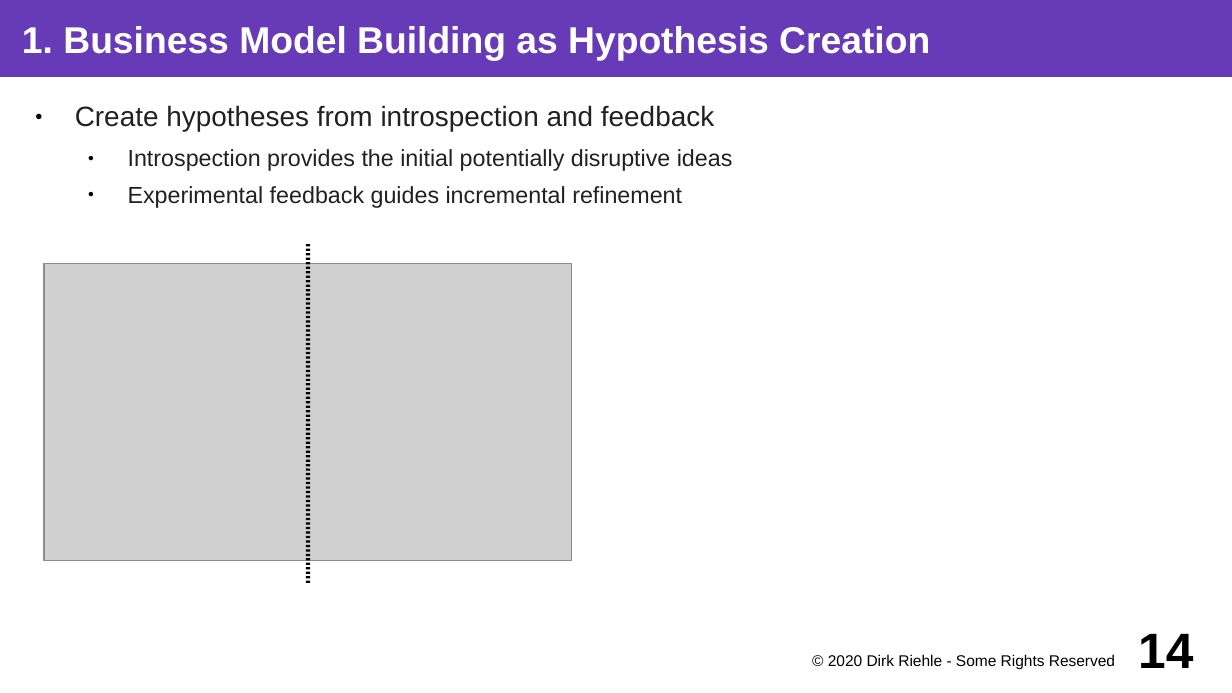
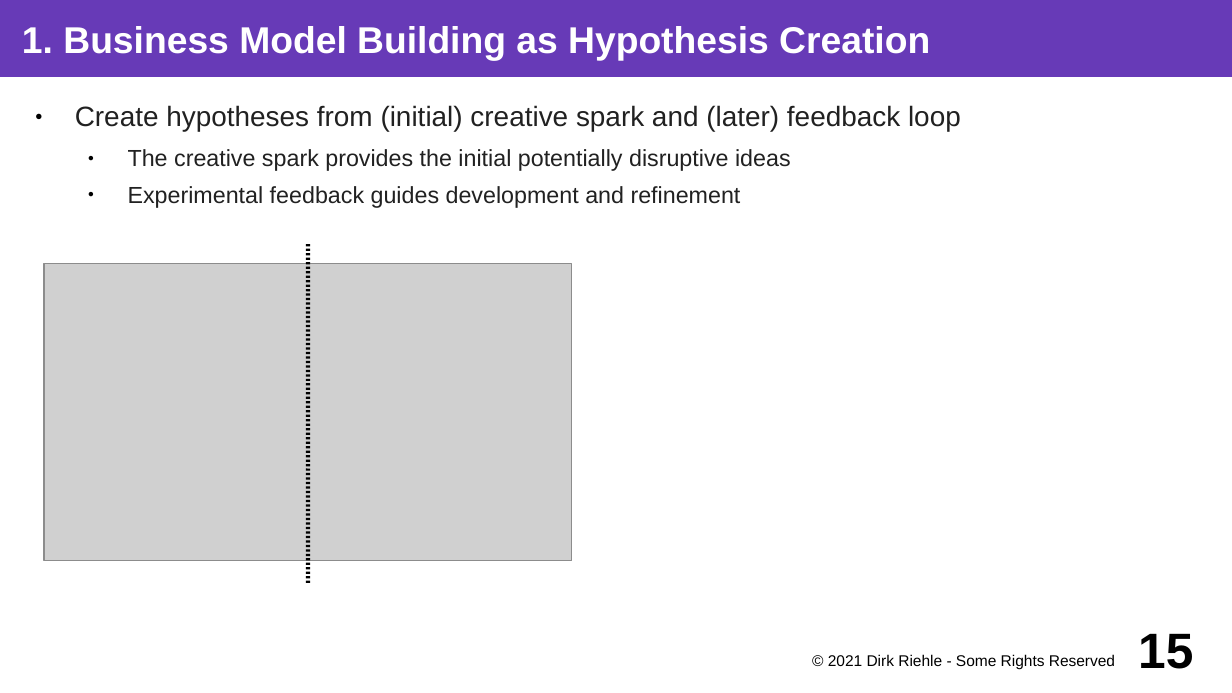
Before and after one commit to dirkriehle/coss-course, a slide deck: slide 15 of Lecture slides/COSS D01 - Software Startups.odp (slide 14 before the commit). Drawn at 1232x693 pixels with LibreOffice and Linux fonts; fonts in the diff are those of the drawing; grey boxes stand for pictures. Boxes give left, top, right and bottom in pixels: in the first picture for what was removed or moved away, otherwise in the second. Text is boxed around its words. In the diff, an @@ line names an element or a change of style, - is before the commit and + after.

```diff
--- a/Lecture slides/COSS D01 - Software Startups.odp
+++ b/Lecture slides/COSS D01 - Software Startups.odp
@@ text at [75,105,961,208]: text changed @@
-● Create hypotheses from introspection and feedback
-  ● Introspection provides the initial potentially disruptive ideas
-  ● Experimental feedback guides incremental refinement
+● Create hypotheses from (initial) creative spark and (later) feedback loop
+  ● The creative spark provides the initial potentially disruptive ideas
+  ● Experimental feedback guides development and refinement
@@ text at [828,654,1115,670]: text changed @@
-© 2020 Dirk Riehle - Some Rights Reserved
+© 2021 Dirk Riehle - Some Rights Reserved
@@ page number at [1138,633,1193,669]: text changed @@
-14
+15
```
Also in this commit, not shown: 45 other slides changed, 2 slides added, 5 other files.
